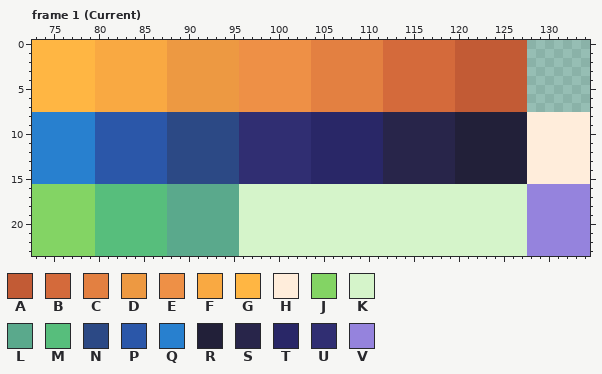
Edited in one commit: pixel-art file (graphics/source/palette.aseprite). That is the earlier state.
192x143 pixels, 2 frames. Colours within 5 levels of each other are drawn and written as one. Shown: frame 1 (Current): x 73..134, y 0..23.
Visible layers, top first: "Layer 2" opacity 63%, "Layer 1".
Palette (. is transparent): A #c25b35  B #d46a3b  C #e38041  D #ed9942  E #ee9046  F #f9a942  G #ffb643  H #ffeddb  J #83d464  K #d5f4ca  L #5aa98c  M #57be7c  N #2c4985  P #2b57a9  Q #2880cf  R #222039  S #28254a  T #292767  U #302e72  V #9583dd
Pixels before, frame 1 (Current), first column x 73:
 0 GGGGGGGFFFFFFFFDDDDDDDDEEEEEEEECCCCCCCCBBBBBBBBAAAAAAAA.......
 1 GGGGGGGFFFFFFFFDDDDDDDDEEEEEEEECCCCCCCCBBBBBBBBAAAAAAAA.......
 2 GGGGGGGFFFFFFFFDDDDDDDDEEEEEEEECCCCCCCCBBBBBBBBAAAAAAAA.......
 3 GGGGGGGFFFFFFFFDDDDDDDDEEEEEEEECCCCCCCCBBBBBBBBAAAAAAAA.......
 4 GGGGGGGFFFFFFFFDDDDDDDDEEEEEEEECCCCCCCCBBBBBBBBAAAAAAAA.......
 5 GGGGGGGFFFFFFFFDDDDDDDDEEEEEEEECCCCCCCCBBBBBBBBAAAAAAAA.......
 6 GGGGGGGFFFFFFFFDDDDDDDDEEEEEEEECCCCCCCCBBBBBBBBAAAAAAAA.......
 7 GGGGGGGFFFFFFFFDDDDDDDDEEEEEEEECCCCCCCCBBBBBBBBAAAAAAAA.......
 8 QQQQQQQPPPPPPPPNNNNNNNNUUUUUUUUTTTTTTTTSSSSSSSSRRRRRRRRHHHHHHH
 9 QQQQQQQPPPPPPPPNNNNNNNNUUUUUUUUTTTTTTTTSSSSSSSSRRRRRRRRHHHHHHH
10 QQQQQQQPPPPPPPPNNNNNNNNUUUUUUUUTTTTTTTTSSSSSSSSRRRRRRRRHHHHHHH
11 QQQQQQQPPPPPPPPNNNNNNNNUUUUUUUUTTTTTTTTSSSSSSSSRRRRRRRRHHHHHHH
12 QQQQQQQPPPPPPPPNNNNNNNNUUUUUUUUTTTTTTTTSSSSSSSSRRRRRRRRHHHHHHH
13 QQQQQQQPPPPPPPPNNNNNNNNUUUUUUUUTTTTTTTTSSSSSSSSRRRRRRRRHHHHHHH
14 QQQQQQQPPPPPPPPNNNNNNNNUUUUUUUUTTTTTTTTSSSSSSSSRRRRRRRRHHHHHHH
15 QQQQQQQPPPPPPPPNNNNNNNNUUUUUUUUTTTTTTTTSSSSSSSSRRRRRRRRHHHHHHH
16 JJJJJJJMMMMMMMMLLLLLLLLKKKKKKKKKKKKKKKKKKKKKKKKKKKKKKKKVVVVVVV
17 JJJJJJJMMMMMMMMLLLLLLLLKKKKKKKKKKKKKKKKKKKKKKKKKKKKKKKKVVVVVVV
18 JJJJJJJMMMMMMMMLLLLLLLLKKKKKKKKKKKKKKKKKKKKKKKKKKKKKKKKVVVVVVV
19 JJJJJJJMMMMMMMMLLLLLLLLKKKKKKKKKKKKKKKKKKKKKKKKKKKKKKKKVVVVVVV
20 JJJJJJJMMMMMMMMLLLLLLLLKKKKKKKKKKKKKKKKKKKKKKKKKKKKKKKKVVVVVVV
21 JJJJJJJMMMMMMMMLLLLLLLLKKKKKKKKKKKKKKKKKKKKKKKKKKKKKKKKVVVVVVV
22 JJJJJJJMMMMMMMMLLLLLLLLKKKKKKKKKKKKKKKKKKKKKKKKKKKKKKKKVVVVVVV
23 JJJJJJJMMMMMMMMLLLLLLLLKKKKKKKKKKKKKKKKKKKKKKKKKKKKKKKKVVVVVVV
The result:
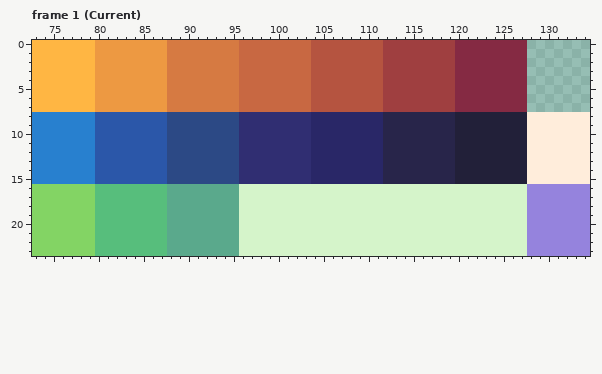
Edits made:
Colour A changes from #c25b35 to #852a43.
Colour B changes from #d46a3b to #9f3f40.
Colour C changes from #e38041 to #b55440.
Colour D changes from #ed9942 to #d67a42.
Colour E changes from #ee9046 to #c86842.
Colour F changes from #f9a942 to #ed9942.
Where, in picture pixels (left, top, right, bottom), the same in both pictures:
changed: (95, 40, 527, 112)
